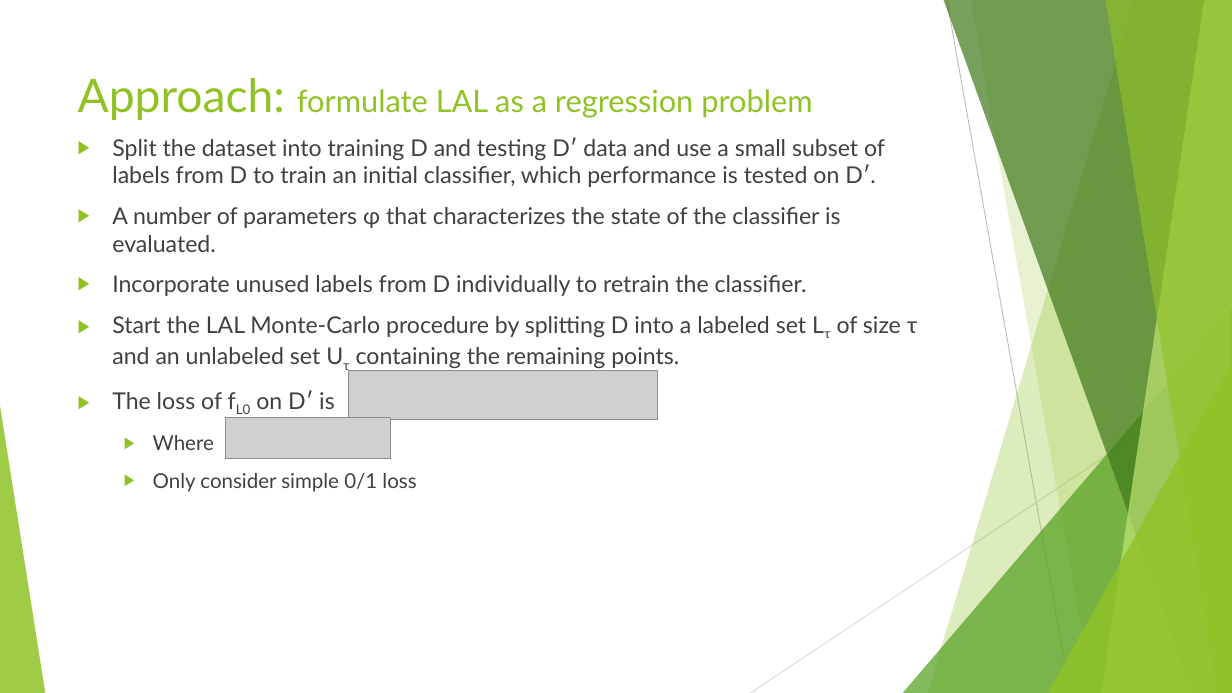
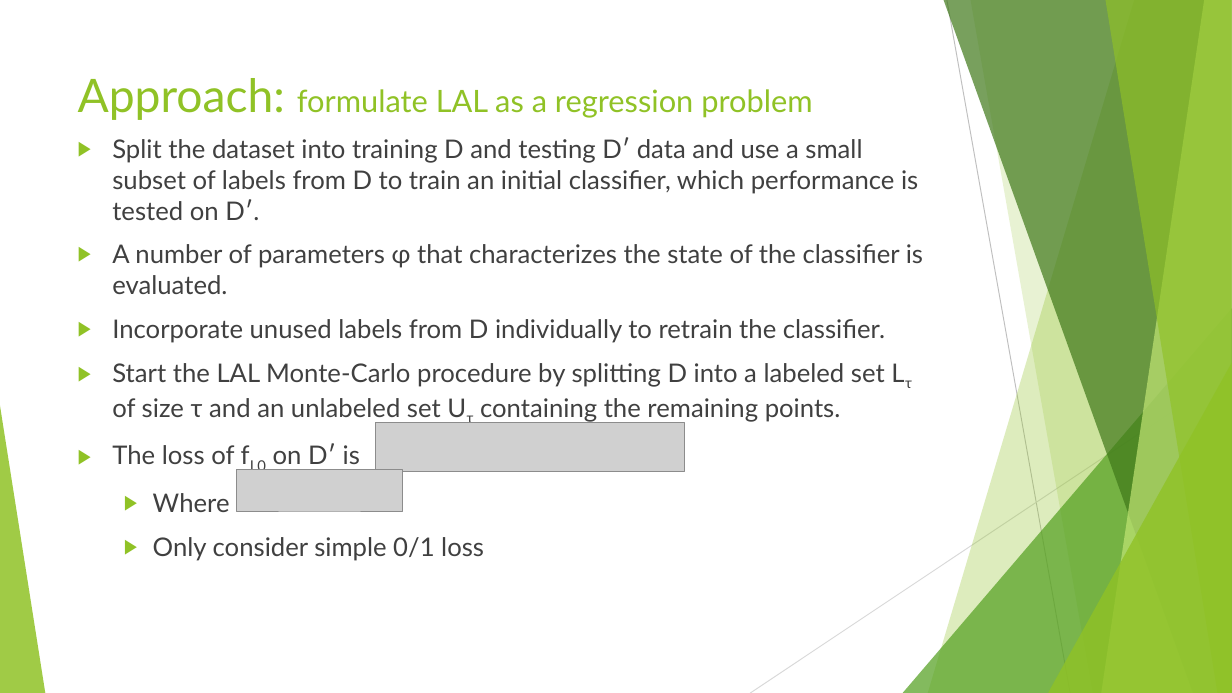
Before and after one commit to hynnnn/Active-Learning, a slide deck: slide 5 of AL-learning AL from data.pptx. Drawn at 1232x693 pixels with LibreOffice and Linux fonts; fonts in the diff are those of the drawing; grey boxes stand for pictures. Boxes give left, top, right and bottom in pixels: in the first picture for what was removed or moved away, otherwise in the second. Text is boxed around its words. In the diff, an @@ line names an element or a change of style, - is before the commit and + after.

```diff
--- a/AL-learning AL from data.pptx
+++ b/AL-learning AL from data.pptx
@@ text "Split the dataset into training ..." at [112, 137, 923, 561]: size 18 to 20 pt; size 16 to 20 pt in "Where", "Only consider simple 0/1 loss" @@
@@ picture: place and size @@
-picture at [348, 371, 658, 420]
+picture at [375, 422, 685, 471]
@@ picture: place and size @@
-picture at [226, 417, 391, 457]
+picture at [237, 470, 402, 511]
```
Also in this commit, not shown: 3 other slides changed, 1 slide added, 1 slide removed, 6 other files.
